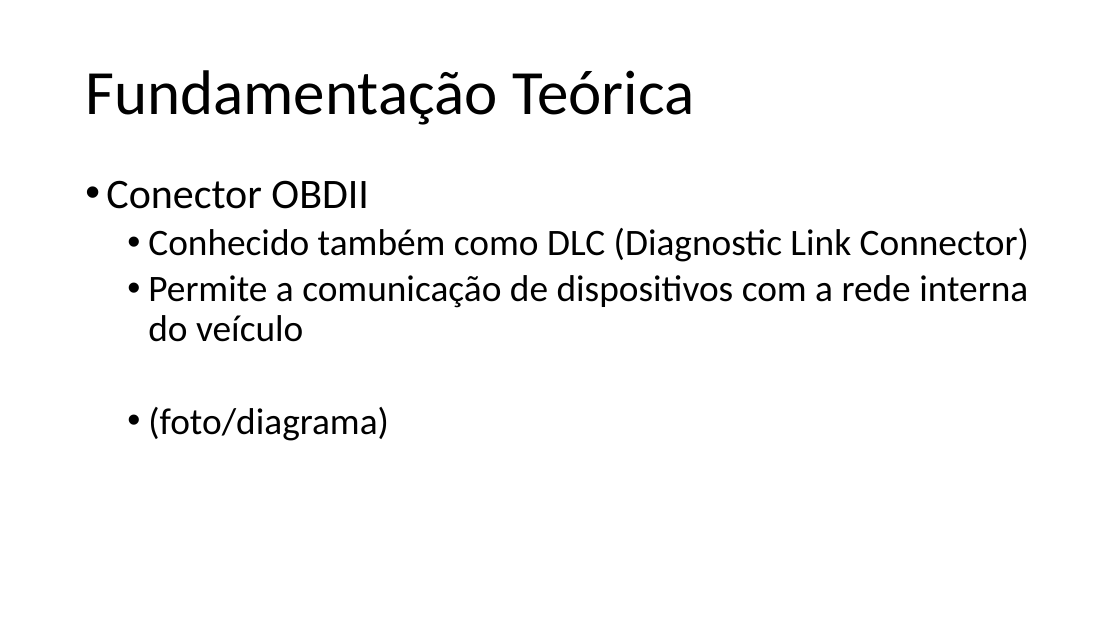
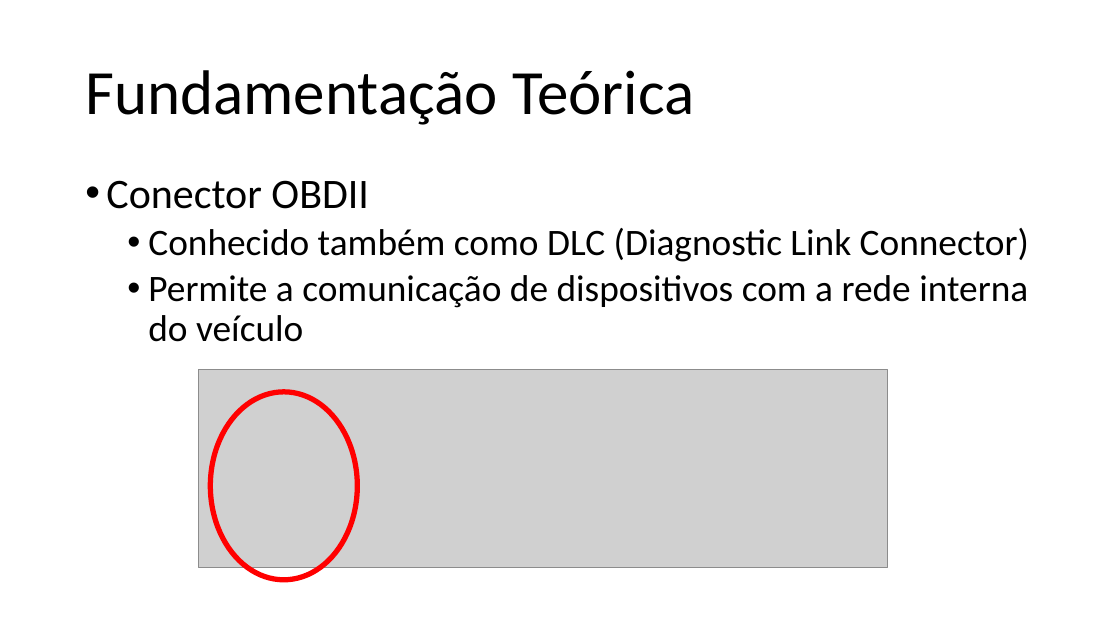
Before and after one commit to ruanlas/TADS2015, a slide deck: slide 10 of TCC-documentos/Apresentacao/TCC_v3.pptx. Drawn at 1120x630 pixels with LibreOffice and Linux fonts; fonts in the diff are those of the drawing; grey boxes stand for pictures. Boxes give left, top, right and bottom in pixels: in the first picture for what was removed or moved away, otherwise in the second. Text is boxed around its words. In the diff, an @@ line names an element or a change of style, - is before the commit and + after.

```diff
--- a/TCC-documentos/Apresentacao/TCC_v3.pptx
+++ b/TCC-documentos/Apresentacao/TCC_v3.pptx
@@ picture added at (x1=198, y1=370, x2=888, y2=568) @@
@@ text at (x1=148, y1=407, x2=389, y2=441): paragraph removed @@
-  • (foto/diagrama)
@@ ellipse added at (x1=210, y1=392, x2=357, y2=580), outline #FF0000 4.5 pt @@
```
Also in this commit, not shown: 1 other slide changed, 6 slides added, 1 slide removed.
